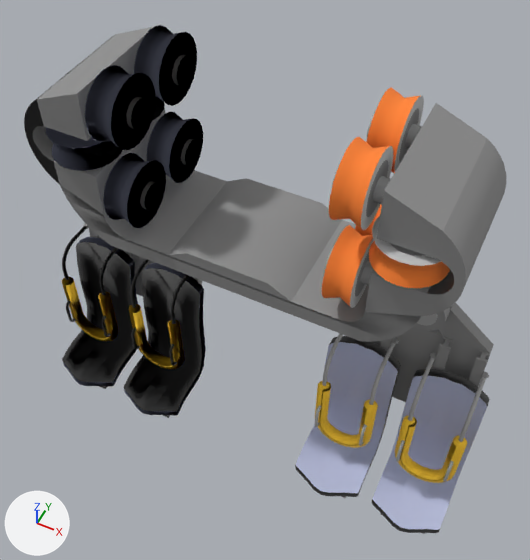
One commit to the COLLADA model resources/models/inverted.dae: the scene before it, then after it.
Both versions are drawn from a camera (50 mm lens) standing at (4.39, -8.46, 7.71) and looking at (0.01, 0.3, -3.24). Lighting does not change. The marker at lower left points along +X, +Y and +Z. Where no turn or scale is listed for an object, it has been applied to the vertices.

Names of what the first picture shows: 'group_17', 'group_17.001', 'group_32', 'group_32.001', 'group_50', 'group_50.001', 'group_63', 'group_64', 'group_65', 'group_8.002', 'group_8.003', 'group_8.005'.
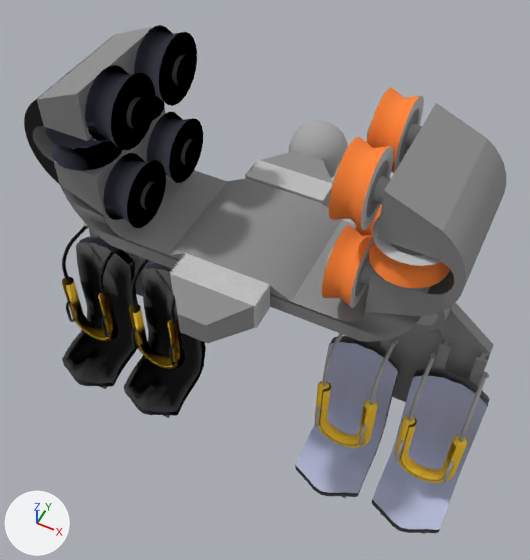
Commit message: Include couplers for inverted cars

Pixel boxes [x1, y1, x2, y2] of what changed, in the pictures (530 x 560 px):
'group_71', added: after [171, 274, 254, 343]
'group_73', added: after [170, 253, 270, 328]
'connector', added: after [288, 120, 348, 178]
'group_70', added: after [245, 160, 332, 209]
'group_72', added: after [261, 151, 332, 183]

Patch to the scene script:
```diff
--- a/resources/models/inverted.dae.py
+++ b/resources/models/inverted.dae.py
@@ me_connector @@
+me_connector.from_pydata(...)  # 92 vertices, 180 faces; spans x -0.615..0.615, y -0.613..0.613, z 0.0..1.248
+me_connector.materials.append(mat_color_003)  # grey #aaaaaa
@@ me_group_73 @@
+me_group_73.from_pydata(...)  # 76 vertices, 148 faces; spans x 0.0..1.66, y 0.0..0.54, z 0.0..0.62
+me_group_73.materials.append(mat_color_002)  # light grey #c6c6c6
@@ me_group_72 @@
+me_group_72.from_pydata([(0.52, 0.0, 0.53), (1.05, 0.0, 0.53), (0.52, 0.0, 0.05), (1.05, 0.0, 0.05), (1.57, 0.67, 0.0), (0.0, 0.67, 0.0), (1.57, 0.67, 0.58), (0.0, 0.67, 0.58)], [], [(1, 2, 3), (2, 1, 0), (4, 2, 5), (2, 4, 3), (4, 1, 3), (1, 4, 6), (0, 6, 7), (6, 0, 1), (7, 2, 0), (2, 7, 5)])
+me_group_72.materials.append(mat_color_004)  # grey #8e8e8e
@@ me_group_71 @@
+me_group_71.from_pydata([(1.05, 0.0, 0.53), (0.52, 0.0, 0.05), (1.05, 0.0, 0.05), (0.52, 0.0, 0.53), (1.57, 0.67, 0.0), (0.0, 0.67, 0.0), (1.57, 0.67, 0.58), (0.0, 0.67, 0.58)], [], [(0, 1, 2), (1, 0, 3), (4, 1, 5), (1, 4, 2), (4, 0, 2), (0, 4, 6), (3, 6, 7), (6, 3, 0), (7, 1, 3), (1, 7, 5)])
+me_group_71.materials.append(mat_color_004)  # grey #8e8e8e
@@ ob_connector @@
+ob_connector = bpy.data.objects.new('connector', me_connector)
+ob_connector.location = (-0.03, 2.84, -2.44)
@@ ob_group_73 @@
+ob_group_73 = bpy.data.objects.new('group_73', me_group_73)
+ob_group_73.location = (-0.83, -1.67, -2.12)
@@ ob_group_72 @@
+ob_group_72 = bpy.data.objects.new('group_72', me_group_72)
+ob_group_72.parent = ob_sketchup
+ob_group_72.location = (-0.816, 2.377, -2.099)
+ob_group_72.scale = (1.0, -1.0, 1.0)
@@ ob_group_71 @@
+ob_group_71 = bpy.data.objects.new('group_71', me_group_71)
+ob_group_71.location = (-0.78, -2.33, -2.1)
@@ ob_group_70 @@
+ob_group_70 = bpy.data.objects.new('group_70', me_group_73.copy())
+ob_group_70.location = (-0.86, 1.17, -2.12)
```
